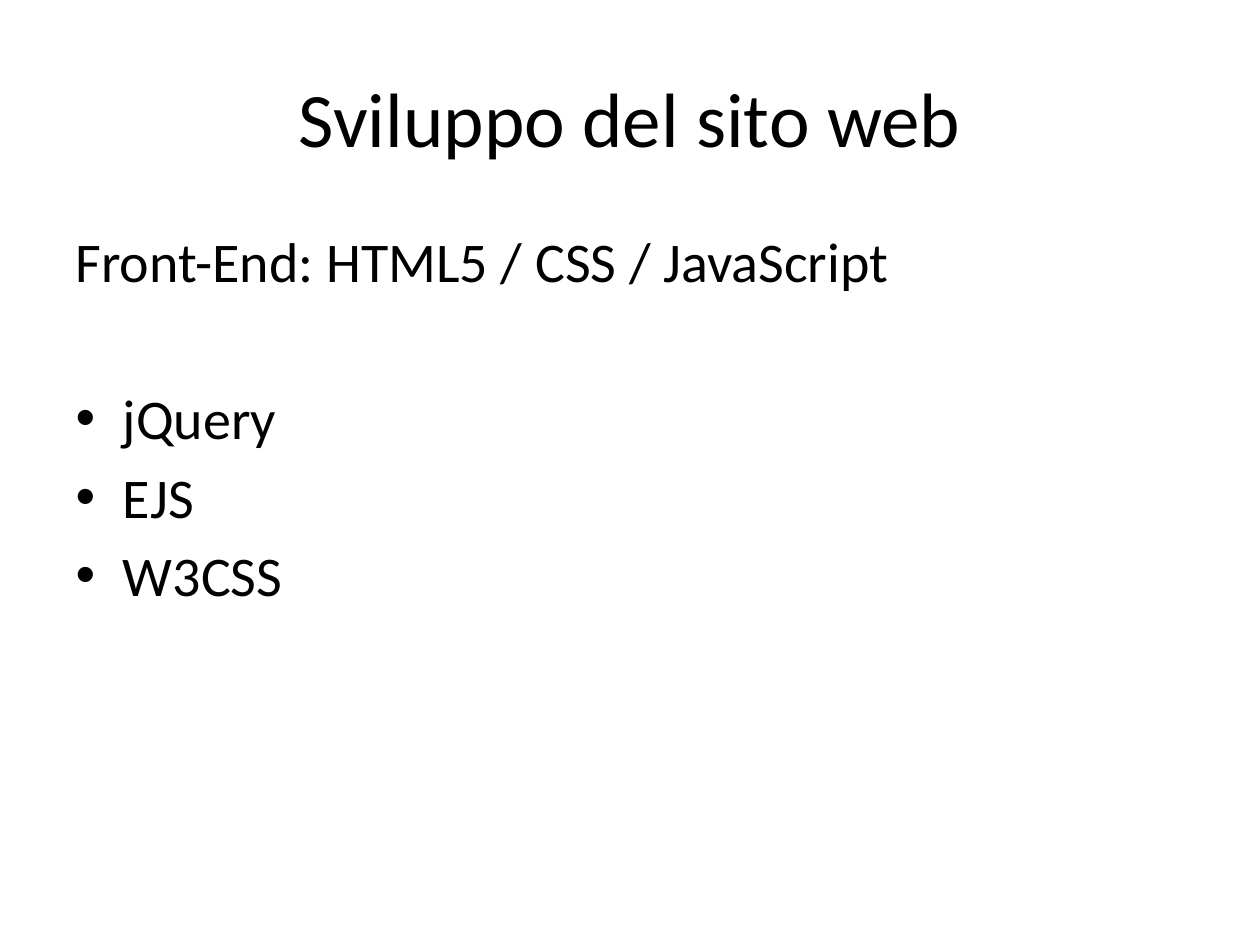
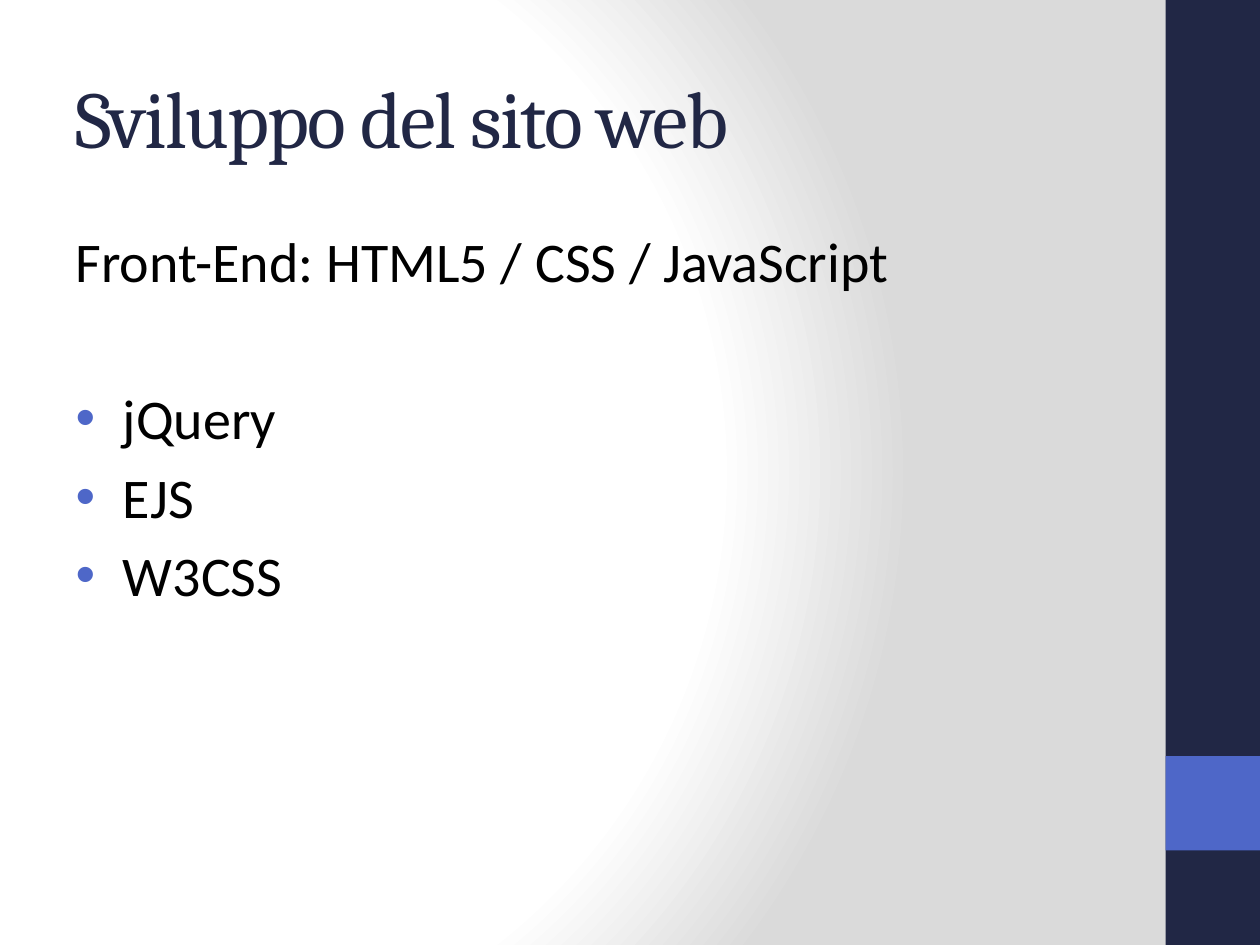
Before and after one commit to Jolsty/SimSim, a slide deck: slide 7 of Tesi_Sistema_Accessi_IoT_Andrei_Ciulpan_872394/presentazione/Sistema Accessi IoT.pptx. Drawn at 1260x945 pixels with LibreOffice and Linux fonts; fonts in the diff are those of the drawing. Boxes give left, top, right and bottom in pixels: in the first picture for what was removed or moved away, otherwise in the second. Text is boxed around its words. In the diff, an @@ line names an element or a change of style, - is before the commit and + after.

```diff
--- a/Tesi_Sistema_Accessi_IoT_Andrei_Ciulpan_872394/presentazione/Sistema Accessi IoT.pptx
+++ b/Tesi_Sistema_Accessi_IoT_Andrei_Ciulpan_872394/presentazione/Sistema Accessi IoT.pptx
@@ background #FFFFFF to gradient #FFFFFF to #DADADA @@
@@ rectangle added at (1166,0,1260,945), fill #212745 @@
@@ title "Sviluppo del sito web" at (76,92,728,165): size 44 to 46 pt, font Calibri to Cambria, text colour #000000 to #212745, letter spacing 0 to -1 pt; alignment centre to left @@
@@ rectangle added at (1166,756,1260,850), fill #4E67C8 @@
```
Also in this commit, not shown: 9 other slides changed, 1 slide added, 1 slide removed, 2 other files.
